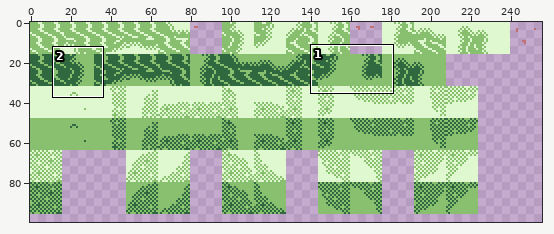
Sprite sheet, stored at gbjam-android/assets/res/tiles.png. Above, an overview of the earlier version with the close-up marked.
Close-up. Before the edit:
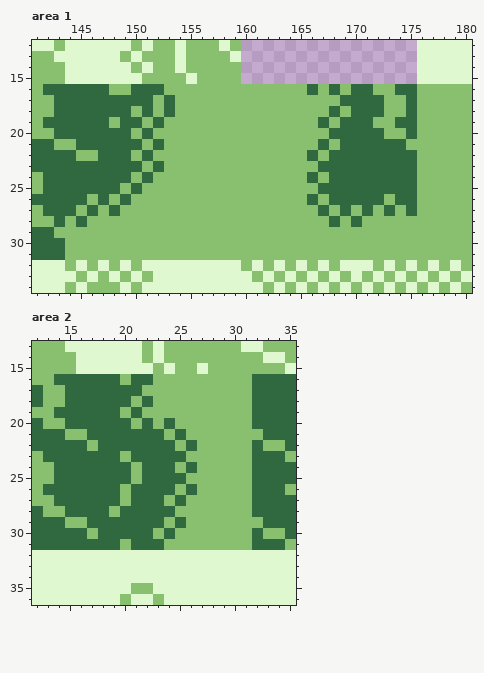
The file is 256x128 pixels. Shown: area 1: x 141..180, y 12..34; area 2: x 12..35, y 13..36. The wide view leaves out empty margins. The commit also changed other parts of the picture, which this record leaves out.
Now the later version:
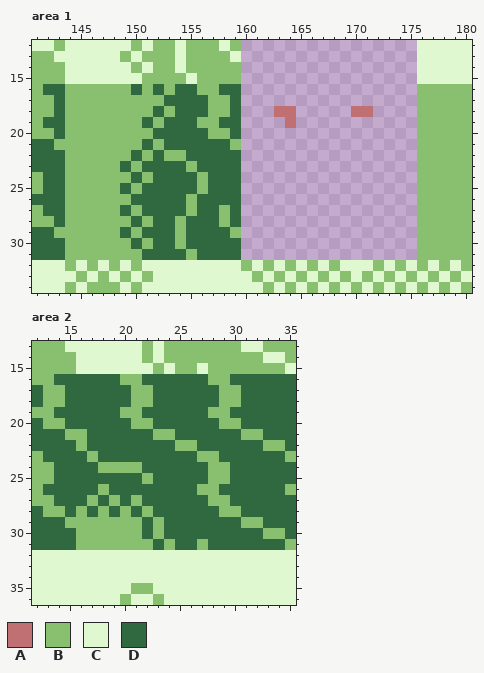
Palette (. is transparent): A #c07072  B #88c070  C #e0f8d0  D #306840
What changed:
Changed rows in their new state; - is an unchanged pixel.
Area 1:
first column x 144:
16 BBBB---B--DD--DD................
17 BBBBBBBB--DDD--D................
18 BBBBBB-BDBDDD--D...AA.....AA....
19 BBBB-BBDBDDD--DD....A...........
20 BBBBBB-BDDDDD--D................
21 -BBBBBBDBDDDDDD-................
22 B--BBBDBD--DDDDD................
23 BBBBB-BD-DD-DDDD................
24 BBBBBBDBDDDD-DDD................
25 BBBBBDBDDDDD-DDD................
26 BB-B-BDDDDD-DDDD................
27 B-B-BD-DDDD-DD-D................
28 -B----D-DD-DDD-D................
29 -----D-DDD-DDDD-................
30 ------D-DD-DDDDD................
31 -------DDDD-DDDD................
Area 2:
first column x 16:
16 -----B-DDDDD--DD
17 -----B-DDDDDD--D
18 ------BDDDDDD--D
19 -----BDDDDDD--DD
20 ------BD-DDDD--D
21 -------B--DDDDD-
22 BD--------BDDDDD
23 -B--D-----D--DDD
24 --BBB----D-D--DD
25 -----DB---DD--DD
26 --B-D----D---DDD
27 -B-BDB--D-DD--DD
28 B-BDB-B--DDDD--D
29 -BBBBB-BD-DDDDD-
30 B-BBBB---DDDDDDD
31 BBBB-BB--DD-DDDD
Pixel boxes of the changes (left, top, right, bottom) in both close-ups:
changed: (65, 84, 417, 260)
changed: (76, 374, 252, 550)
